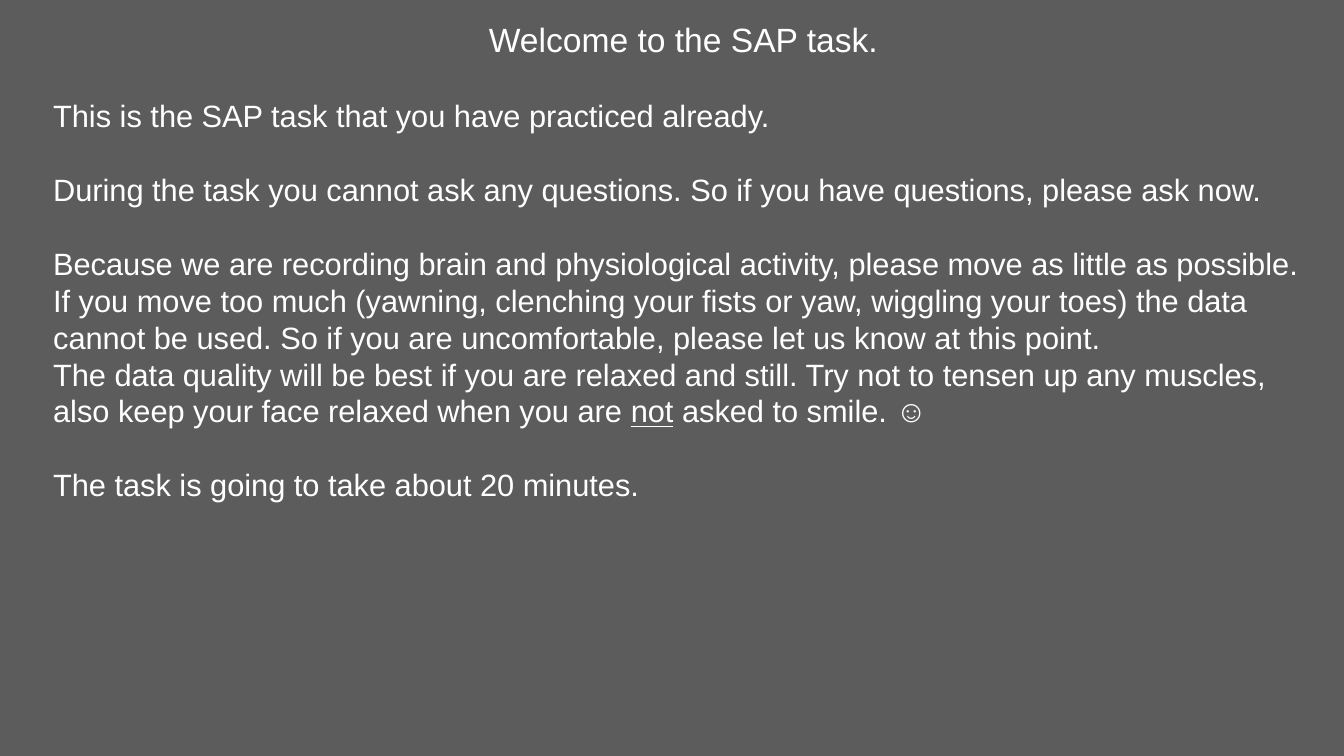
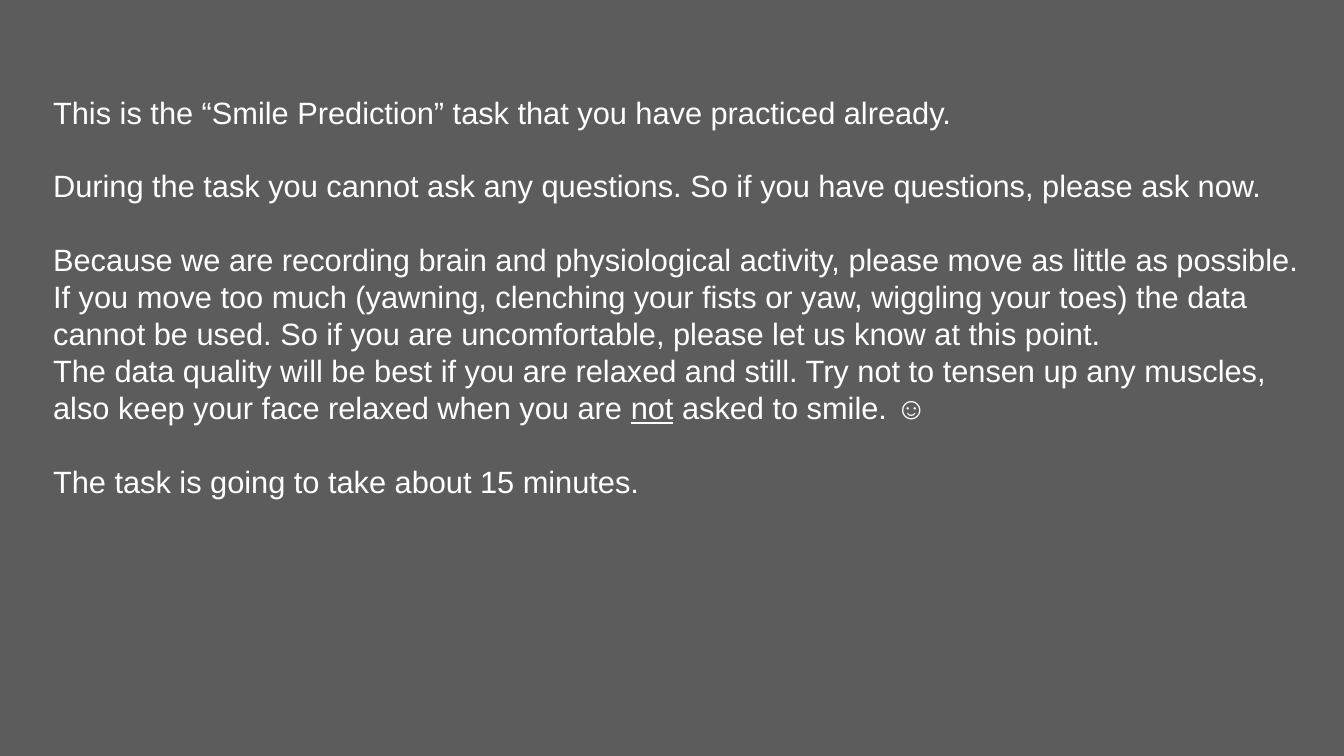
Before and after one commit to kwellstein/social_affective_prediction_task, a slide deck: slide 33 of task/stimuli/originals_SAP_Task.pptx. Drawn at 1344x756 pixels with LibreOffice and Linux fonts; fonts in the diff are those of the drawing. Boxes give left, top, right and bottom in pixels: in the first picture for what was removed or moved away, otherwise in the second. Text is boxed around its words. In the diff, an @@ line names an element or a change of style, - is before the commit and + after.

```diff
--- a/task/stimuli/originals_SAP_Task.pptx
+++ b/task/stimuli/originals_SAP_Task.pptx
@@ text at bbox=[53, 101, 951, 129]: text changed @@
-Welcome to the SAP task.
-This is the SAP task that you have practiced already.
+This is the “Smile Prediction” task that you have practiced already.
@@ text at bbox=[53, 470, 639, 499]: text changed @@
-The task is going to take about 20 minutes.
+The task is going to take about 15 minutes.
```
Also in this commit, not shown: 3 other slides changed, 21 other files.
